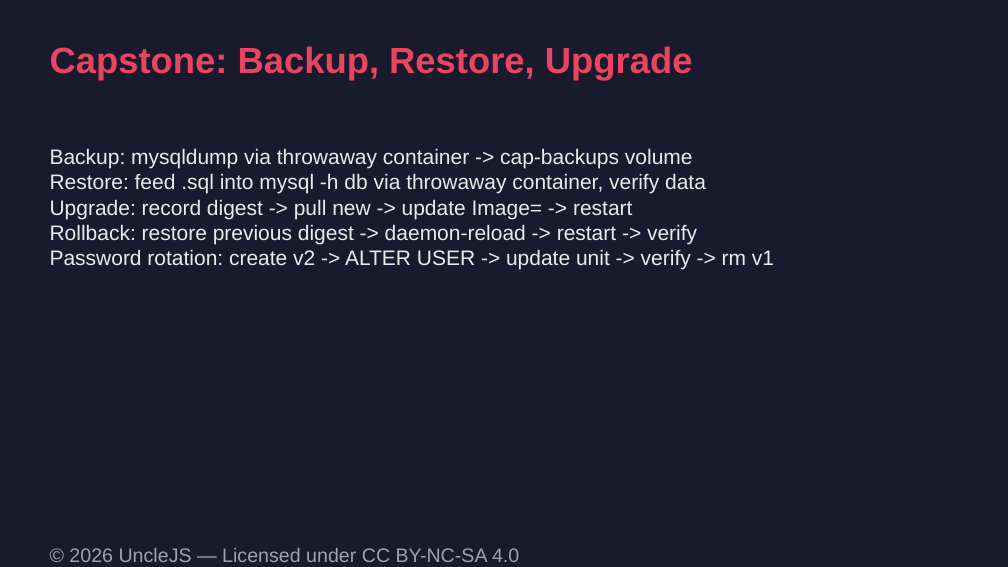
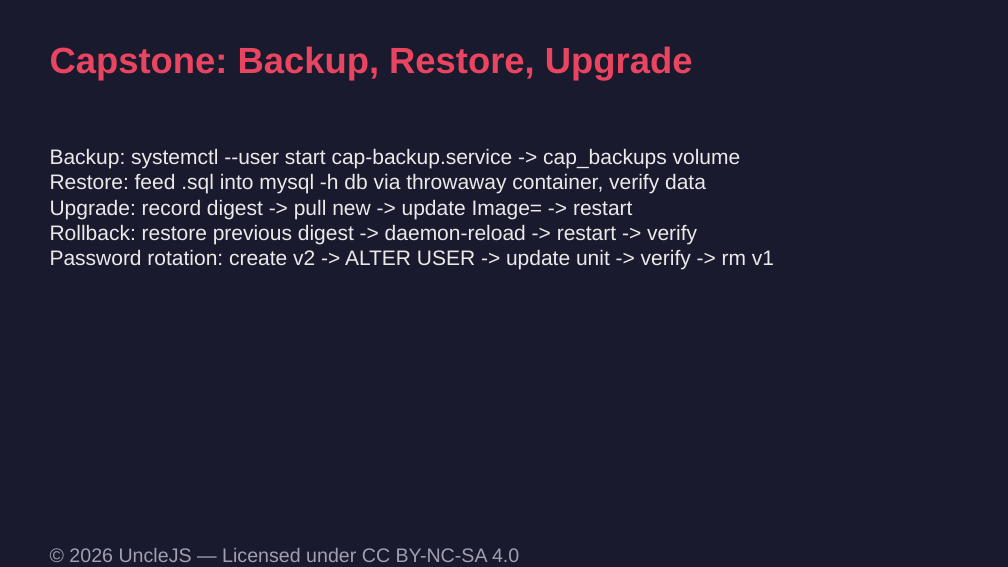
Before and after one commit to UncleJS/course_podman, a slide deck: slide 72 of slides/podman-course.odp. Drawn at 1008x567 pixels with LibreOffice and Linux fonts; fonts in the diff are those of the drawing. Boxes give left, top, right and bottom in pixels: in the first picture for what was removed or moved away, otherwise in the second. Text is boxed around its words. In the diff, an @@ line names an element or a change of style, - is before the commit and + after.

Commit message:
Correct Podman 5 labs and Quadlet units so the course matches the platform.
UID mapping, pasta, secret handling, capstone backup, and auto-update rollback were wrong or incomplete on rootless Podman 5. Exams, cheatsheets, and regenerated slides and PDF now follow the same facts.

```diff
--- a/slides/podman-course.odp
+++ b/slides/podman-course.odp
@@ text at bbox=[50, 148, 741, 169]: text changed @@
-Backup: mysqldump via throwaway container -> cap-backups volume
+Backup: systemctl --user start cap-backup.service -> cap_backups volume
```
Also in this commit, not shown: 7 other slides changed, 58 other files.
